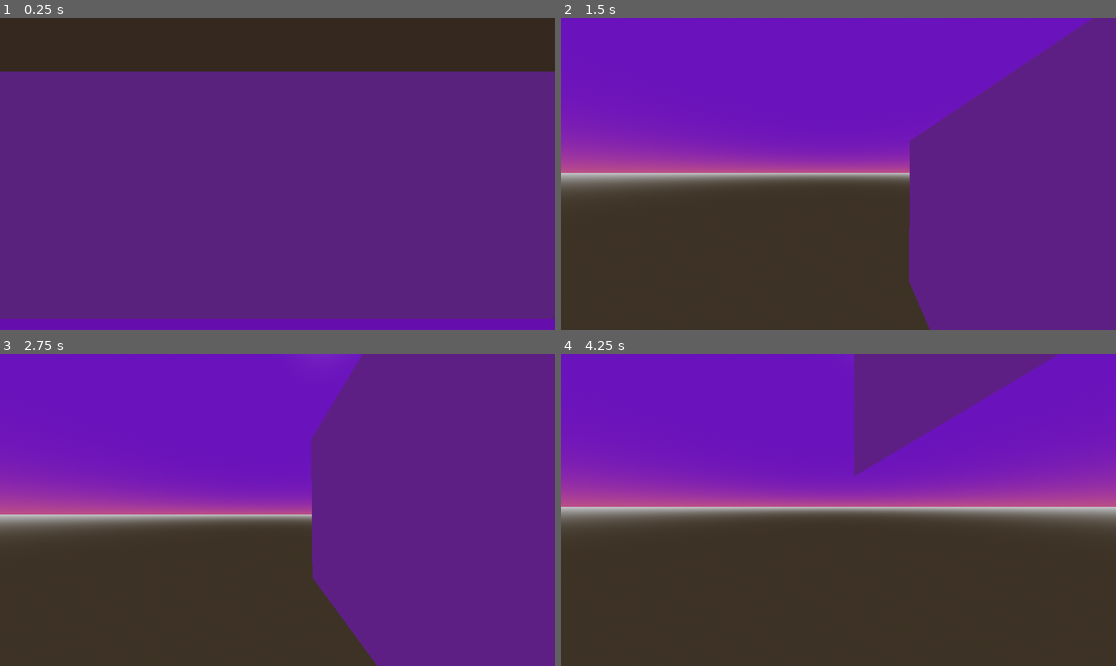
Above: before the commit, frames 1-4 (two rows, left to right).
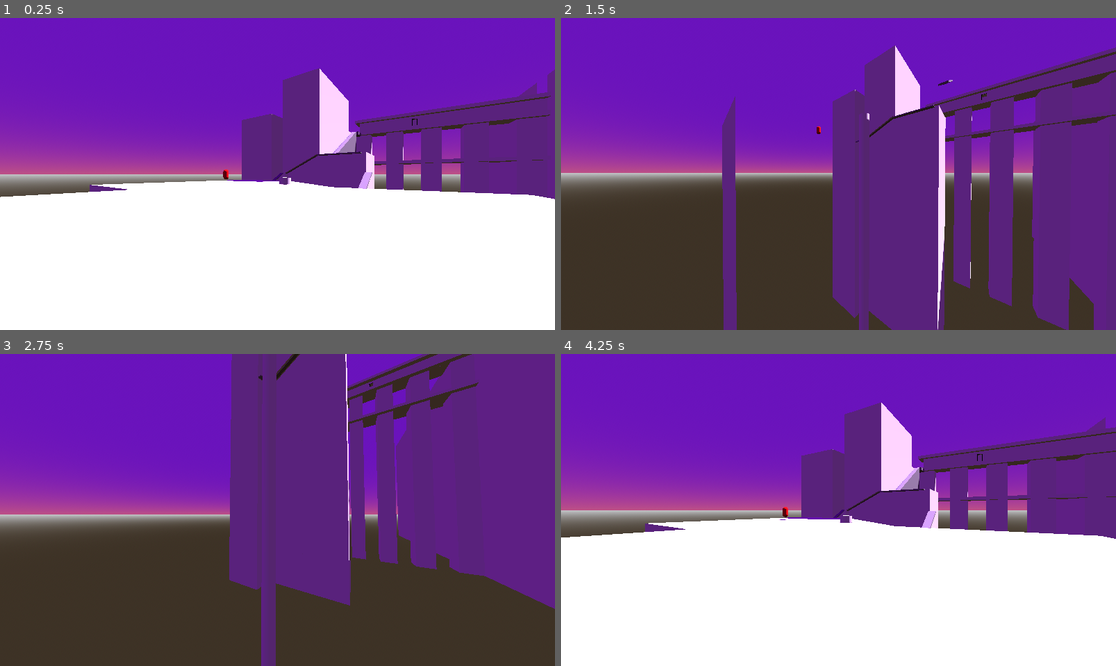
Above: after the commit, the same moments.

Repository: dughiboogie/godot-sandbox
Game: Godot game, scene res://Scenes/DarkSouls_Aqueduct.tscn
Two runs of this game, one before a commit and one after it. Both use one fixed random seed, a clock stepped at 60 frames per second and the inputs below. The project has no main scene, so this scene is started directly.
Inputs (mouse positions are in pixels of both pictures, inside the frame that each line leads up to):
- Up to frame 1 (0.25 s): no input
- Up to frame 2 (1.5 s): move the mouse to (866, 174) at 0.52 s; hold Shift (sprint) 0.53-1.28 s; hold W (forward) from 0.53 s (still down); tap Space (jump) at 0.77 s; move the mouse to (810, 174) at 1.27 s; tap Shift (sprint) at 1.35 s
- Up to frame 3 (2.75 s): keep holding W (forward); tap Space (jump) at 1.52 s; move the mouse to (288, 503) at 2.02 s; hold Shift (sprint) from 2.03 s (still down)
- Up to frame 4 (4.25 s): keep holding W (forward); move the mouse to (832, 516) at 2.77 s; release Shift (sprint) at 2.78 s; tap Shift (sprint) at 2.85 s; tap Space (jump) at 3.02, 3.77 s; move the mouse to (877, 513) at 3.52 s; hold Shift (sprint) from 3.53 s (still down); tap R (restart, bound only after the commit) at 4.15 s

The runs differ from the first frame. In frame 1, 88% of the frame differs, in the area x 0-100%, y 0-100%; in frame 2, 24%; in frame 3, 27%; in frame 4, 67%.

Commit message:
Feeling stuck? Press R to restart!

Diff:
--- a/01_Prototypes/ghouls-n-dungeons/Scenes/DarkSouls_Aqueduct.tscn
+++ b/01_Prototypes/ghouls-n-dungeons/Scenes/DarkSouls_Aqueduct.tscn
@@ -51,7 +51,7 @@
 environment = SubResource("Environment_gk65a")
 
 [node name="Player" type="CharacterBody3D" parent="."]
-transform = Transform3D(1, 0, 0, 0, 1, 0, 0, 0, 1, 18.1652, 13.4897, -38.8784)
+transform = Transform3D(1, 0, 0, 0, 1, 0, 0, 0, 1, 18.1652, -3.81761, 40.8163)
 floor_stop_on_slope = false
 script = ExtResource("1_3rnec")
 
@@ -63,7 +63,7 @@
 shape = SubResource("CapsuleShape3D_esyaj")
 
 [node name="Head" type="Node3D" parent="Player"]
-transform = Transform3D(1, 0, 0, 0, 1, 0, 0, 0, 1, 0, 0.689695, 0)
+transform = Transform3D(0.820741, 0, 0.571301, 0, 1, 0, -0.571301, 0, 0.820741, 0, 0.689695, 0)
 
 [node name="Camera3D" type="Camera3D" parent="Player/Head"]
 
--- a/01_Prototypes/ghouls-n-dungeons/Scripts/Player.gd
+++ b/01_Prototypes/ghouls-n-dungeons/Scripts/Player.gd
@@ -31,6 +31,8 @@
 		head.rotate_y(-event.relative.x * SENSITIVITY)
 		camera.rotate_x(-event.relative.y * SENSITIVITY)
 		camera.rotation.x = clamp(camera.rotation.x, deg_to_rad(-40), deg_to_rad(60))
+	elif Input.is_action_just_pressed("restart"):
+		get_tree().reload_current_scene()
 
 
 func _physics_process(delta):
--- a/01_Prototypes/ghouls-n-dungeons/project.godot
+++ b/01_Prototypes/ghouls-n-dungeons/project.godot
@@ -46,6 +46,11 @@
 "events": [Object(InputEventKey,"resource_local_to_scene":false,"resource_name":"","device":-1,"window_id":0,"alt_press …(182 unchanged characters)…
 ]
 }
+restart={
+"deadzone": 0.5,
+"events": [Object(InputEventKey,"resource_local_to_scene":false,"resource_name":"","device":-1,"window_id":0,"alt_pressed":false,"shift_pressed":false,"ctrl_pressed":false,"meta_pressed":false,"pressed":false,"keycode":0,"physical_keycode":82,"key_label":0,"unicode":114,"echo":false,"script":null)
+]
+}
 
 [rendering]
 
